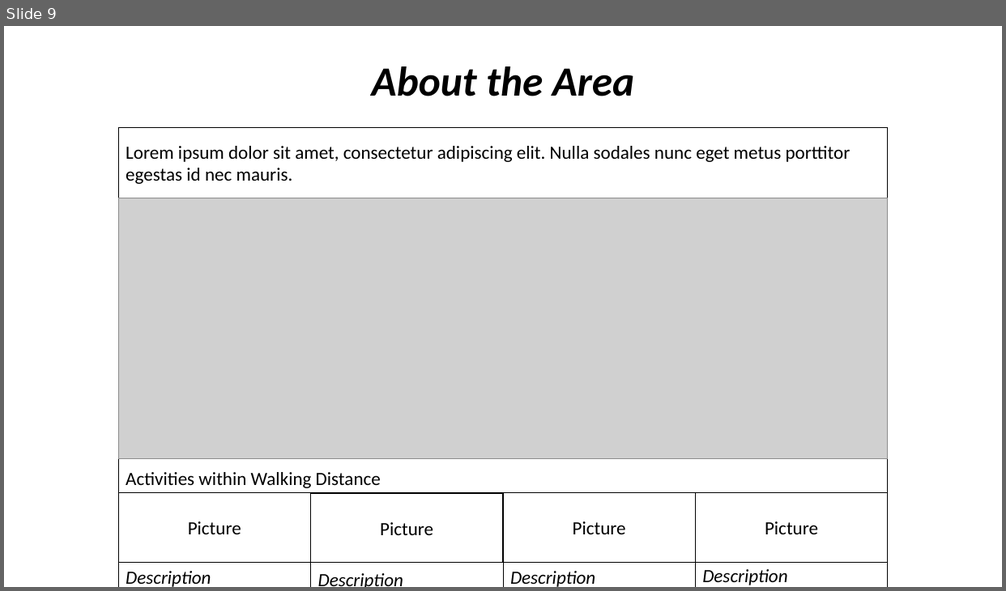
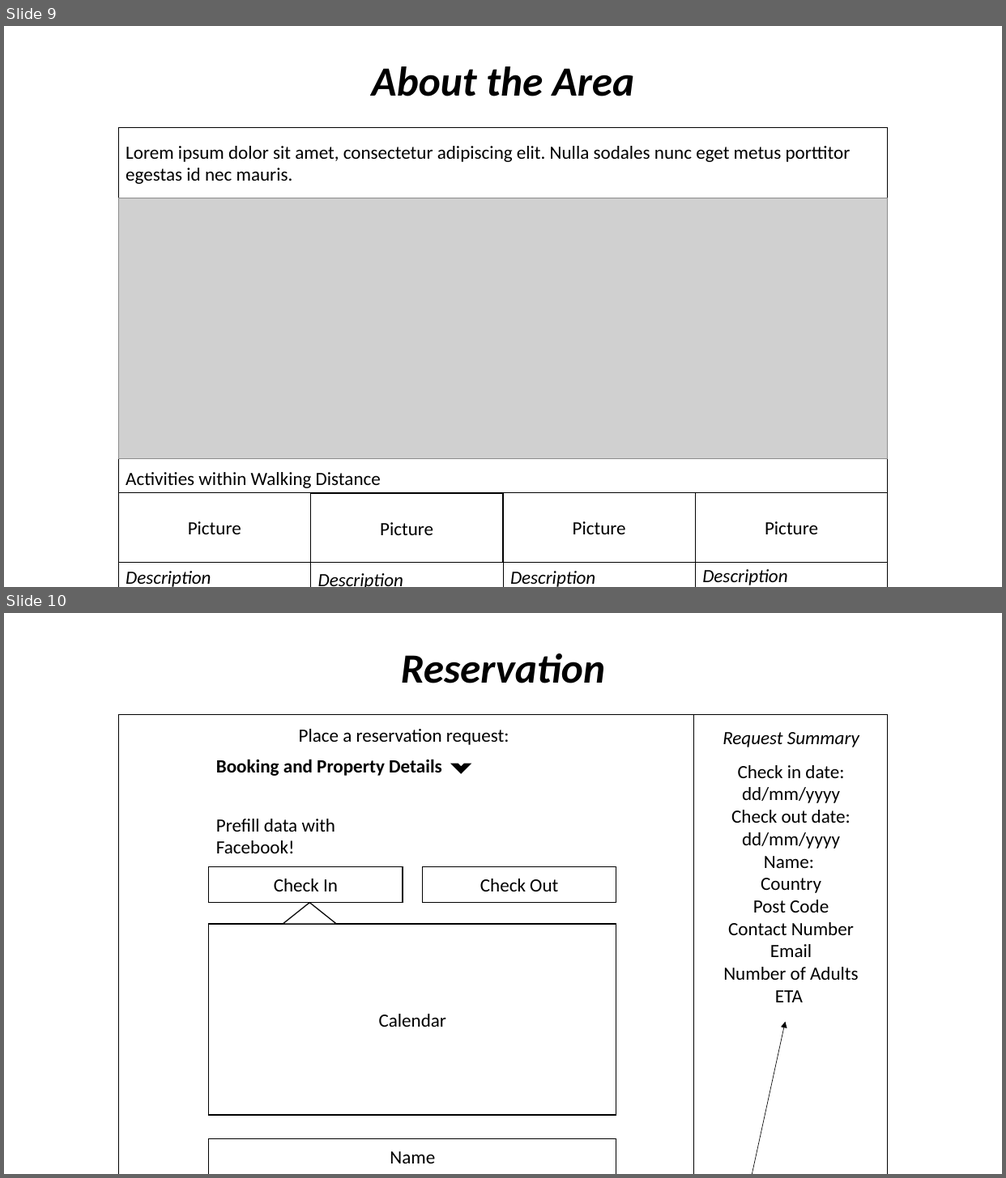
Before and after one commit to carlkassebaum/carob-cottage, a slide deck: documentation/flow_diagrams/Diagrams.pptx. Shown one above the other, each under a label of ours: slide 9 before the commit, slides 9 and 10 after it. The pictures are 1006x591 and 1006x1178 pixels, drawn with LibreOffice and Linux fonts; fonts in the diff are those of the drawing; grey boxes stand for pictures. Boxes give left, top, right and bottom in pixels: in the first picture for what was removed or moved away, otherwise in the second. Text is boxed around its words. In the diff, an @@ line names an element or a change of style, - is before the commit and + after.

```diff
--- a/documentation/flow_diagrams/Diagrams.pptx
+++ b/documentation/flow_diagrams/Diagrams.pptx
@@ slide 10 added at (4,613,1002,1174), background #FFFFFF @@
@@ text added at (401,653,605,683), 40 pt, text #000000, bold, italic @@
+Reservation
@@ group added at (118,715,889,1174): 6 rectangles, 5 texts, 1 arrow, 1 triangle, 1 half frame @@
+Check In
+Place a reservation request:
+Check Out
+Request Summary
+Check in date: dd/mm/yyyy
+Check out date:
+dd/mm/yyyy
+Name:
+Country
+Post Code
+Contact Number
+Email
+Number of Adults
+ETA
+Name
+Prefill data with Facebook!
+Calendar
+Booking and Property Details
```
Also in this commit, not shown: 1 other file.
